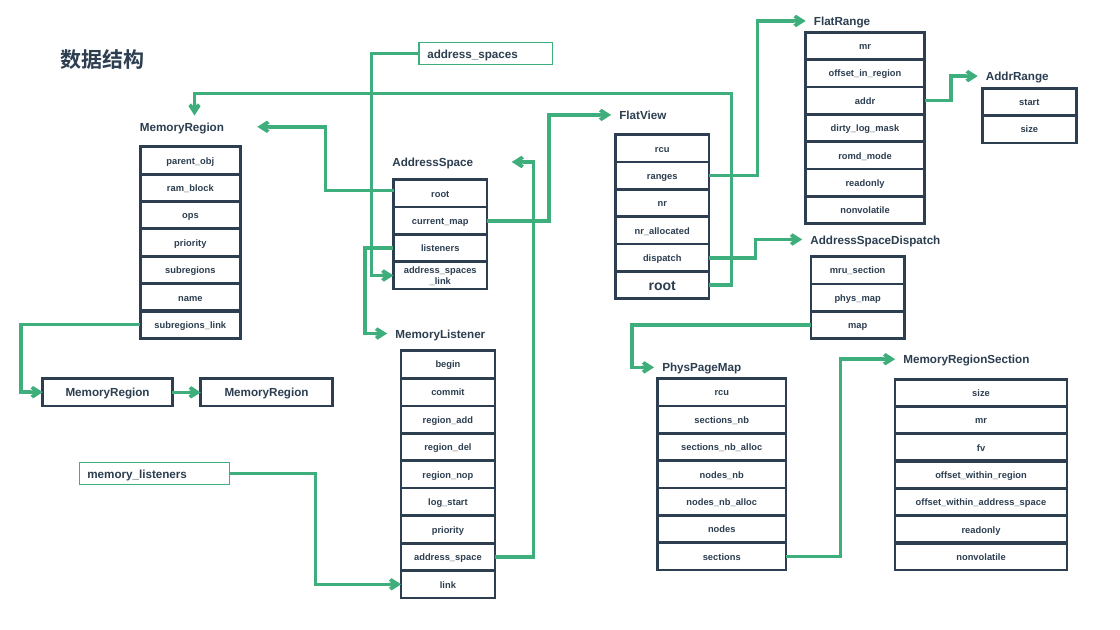
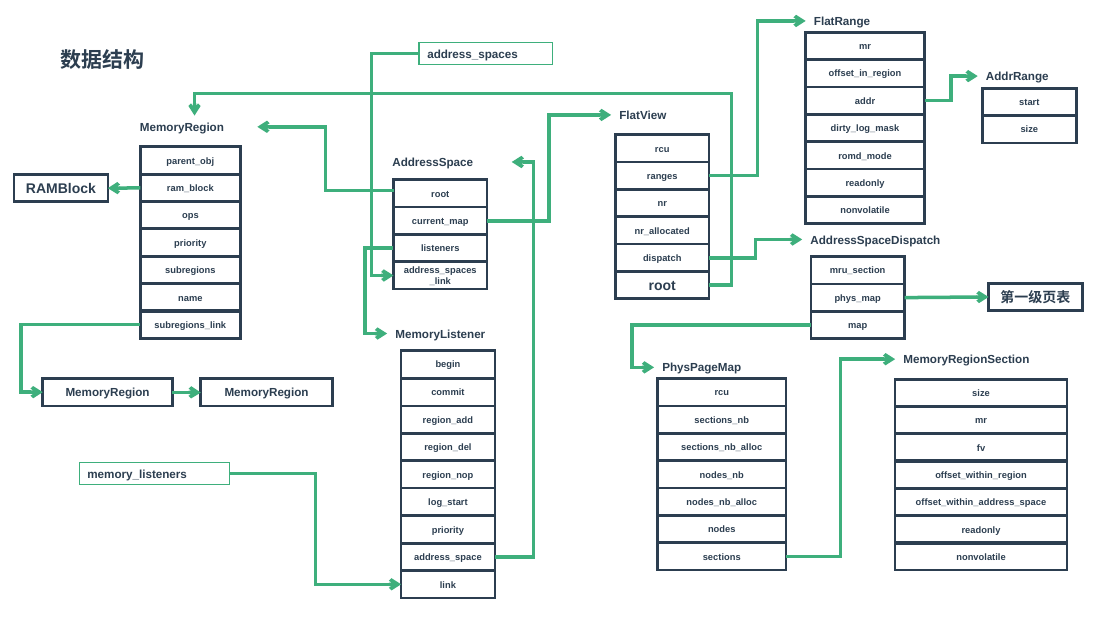
Before and after one commit to zaiqiang-dong/zaiqiang, a slide deck: slide 1 of docs/virtualization/qemu/memory/memory.pptx. Drawn at 1120x630 pixels with LibreOffice and Linux fonts; fonts in the diff are those of the drawing. Boxes give left, top, right and bottom in pixels: in the first picture for what was removed or moved away, otherwise in the second. Text is boxed around its words. In the diff, an @@ line names an element or a change of style, - is before the commit and + after.

```diff
--- a/docs/virtualization/qemu/memory/memory.pptx
+++ b/docs/virtualization/qemu/memory/memory.pptx
@@ rectangle added at box(14, 175, 108, 202), outline #2C3E50 2.25 pt, 12 pt, text #2C3E50, bold @@
+RAMBlock
@@ arrow added from (140, 188) to (108, 188), #3EAF7C 3 pt @@
@@ arrow added from (905, 297) to (989, 297), #3EAF7C 3 pt @@
@@ rectangle added at box(989, 283, 1083, 311), outline #2C3E50 2.25 pt, 12 pt, text #2C3E50, bold @@
+第一级页表
```
Also in this commit, not shown: 1 slide added, 8 other files.
